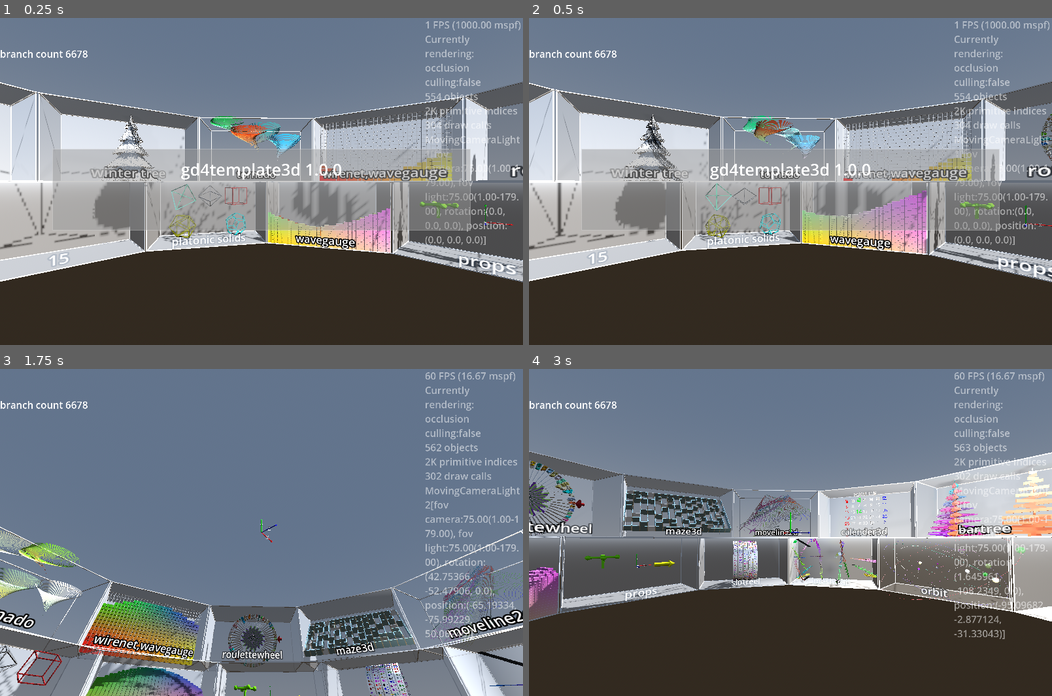
Above: before the commit, frames 1-4 (two rows, left to right).
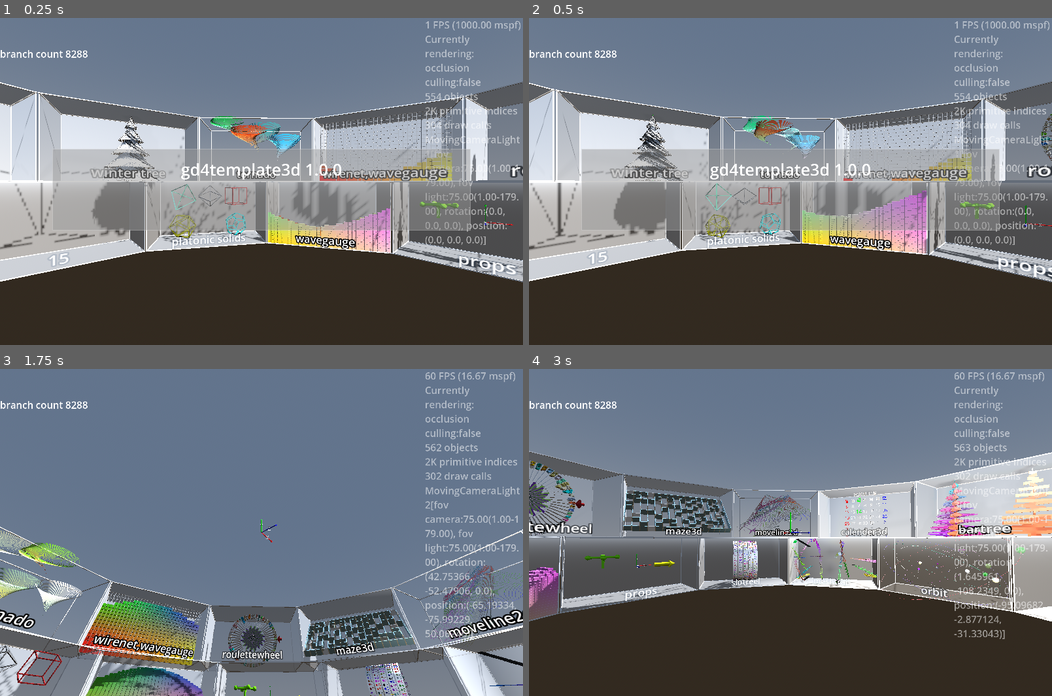
Above: after the commit, the same moments.

Repository: kasworld/gd4template3d
Game: Godot game, scene res://main.tscn
The game is run twice, just before and just after one commit, with the same random seed, the same clock (stepped at 60 frames per second) and the same inputs.
Inputs (mouse positions are in pixels of both pictures, inside the frame that each line leads up to):
- Up to frame 1 (0.25 s): no input
- Up to frame 2 (0.5 s): no input
- Up to frame 3 (1.75 s): tap Enter at 0.5 s; move the mouse to (376, 516) at 0.52 s; hold Right 0.53-1.28 s; tap Q at 0.6 s; click (376, 516) at 0.67 s; move the mouse to (156, 548) at 1.27 s; hold Down from 1.28 s (still down); tap E at 1.35 s
- Up to frame 4 (3 s): move the mouse to (842, 460) at 2.02 s; release Down at 2.03 s; hold Right 2.03-2.78 s; tap Enter at 2.1 s; move the mouse to (764, 597) at 2.77 s; hold Up from 2.78 s (still down); tap Q at 2.85 s; click (764, 597) at 2.92 s

The runs differ from the first frame. In frame 1, 0.5% of the frame differs, in the area x 12-31%, y 9-69%; in frame 2, 0.7%, in the area x 12-30%, y 9-66%; in frame 3, less than 0.1%; in frame 4, less than 0.1%.

Commit message:
update line tree

Diff:
--- /dev/null
+++ b/lib/gradient_iter.gd
@@ -0,0 +1,26 @@
+class_name GradientIter
+
+var color_from :Color
+var color_to :Color
+var count :int
+var cursor :int
+
+func _init(co1 :Color, co2 :Color, count_a :int) -> void:
+	color_from = co1
+	color_to = co2
+	count = count_a
+
+func calc_progress() -> float:
+	return float(cursor)/float(count-1)
+
+func get_cursor() -> int:
+	return cursor
+
+func get_current_color() -> Color:
+	return color_from.lerp(color_to, calc_progress())
+
+func move_next() -> void:
+	cursor +=1
+
+func end_reached() -> bool:
+	return cursor >= count
--- a/line_tree/line_tree.gd
+++ b/line_tree/line_tree.gd
@@ -17,15 +17,20 @@
 	$"중심기둥".mesh.bottom_radius = w/100
 	$"중심기둥".mesh.height = h
 	$"중심기둥".position.y = h /2
-	var lines := []
+	line_list = []
+	instance_count_per_y = []
 	var y_step := h / y_count
 	for yi in range(y_count,0,-1):
 		var y := y_step * yi
-		var rate := 1-float(yi) / float(y_count)
-		var r :float= lerp(w/100, w/2, rate ) + fposmod(rate*h, h/stage_count)*rate
-		lines.append_array(make_lines(y, y_step, w*w_branch_density*(rate+0.1), 10*rate, r))
-	$Lines.multi_mesh_line_by_pos(mesh, lines, line_width, Color.WHITE)
+		var rate := 1.0 - y/h
+		var r :float= calc_radius_by_y(y, h, w, stage_count)
+		line_list.append_array(make_lines(y, y_step, r * w_branch_density, 10*rate, r))
+	$Lines.multi_mesh_line_by_pos(mesh, line_list, line_width, Color.WHITE)
 	return self
+
+func calc_radius_by_y(y :float, h :float, w :float, stage_count :int) -> float:
+	var rate := 1.0 - y/h
+	return lerp(w/100, w/2, rate ) + fposmod(rate*h, h/stage_count)*rate
 
 func make_lines(start_y :float, y_step :float, count :int, h :float, r :float) -> Array:
 	instance_count_per_y.append(count)
@@ -40,7 +45,9 @@
 		rtn.append([Vector3(0, end_y+ y_shift, 0), to])
 	return rtn
 
-var instance_count_per_y :Array[int] = []
+var line_list :Array
+
+var instance_count_per_y :Array[int]
 func make_index_array() -> Array:
 	var rtn := []
 	var i := 0
--- a/main.gd
+++ b/main.gd
@@ -104,7 +104,7 @@
 	var bmesh := PrismMesh.new()
 	bmesh.size = Vector3(1,0.3,1)
 	line_tree = preload("res://line_tree/line_tree.tscn").instantiate(
-		).init(bmesh, WorldSize.y, WorldSize.z/2, WorldSize.y, PI, 1.0,
+		).init(bmesh, WorldSize.y, WorldSize.z/2, WorldSize.y*2, PI, 1.0,
 		).set_center_color(Color.GREEN)
 	glasscabinet.add_child(line_tree)
 	$"왼쪽패널/LabelTree".text = "branch count %d" % [ line_tree.get_lines().multimesh.instance_count ]
@@ -155,7 +155,11 @@
 		color_fn_args.get_next()
 		ani_dir_data.get_next()
 		change_count = 0
-		color_fn = [RandomColor.pure_color, RandomColor.rate_color].pick_random()
+		color_fn = [RandomColor.pure_color, RandomColor.rate_color, random_color2].pick_random()
+
+var named_color_list := ShuffleIter.new(NamedColorList.color_list)
+func random_color2(_arg ) -> Color:
+	return named_color_list.get_next()[0]
 
 
 var wire_cube :MultiMeshShape
--- a/multi_mesh_shape/multi_mesh_shape.gd
+++ b/multi_mesh_shape/multi_mesh_shape.gd
@@ -87,11 +87,13 @@
 	var sp_mesh := SphereMesh.new()
 	sp_mesh.radius = point_radius
 	sp_mesh.height = point_radius*2
-	init_with_alpha(sp_mesh, point_list.size(), alpha, false)
+	return init_meshs_by_point_list(sp_mesh, point_list, co, alpha)
+
+func init_meshs_by_point_list(mesh :Mesh, point_list :Array, co :Color, alpha :float = 1.0) -> MultiMeshShape:
+	init_with_alpha(mesh, point_list.size(), alpha, false)
 	set_color_all(co)
 	for i in point_list.size():
-		var pos  = point_list[i]
-		multimesh.set_instance_transform(i, Transform3D(Basis(), pos))
+		multimesh.set_instance_transform(i, Transform3D(Basis(), point_list[i]))
 	return self
 
 func multi_line_by_pos(pos_list:Array, wire_width :float, co :Color, alpha :float = 1.0) -> MultiMeshShape:
Not shown, added: lib/gradient_iter.gd.uid
